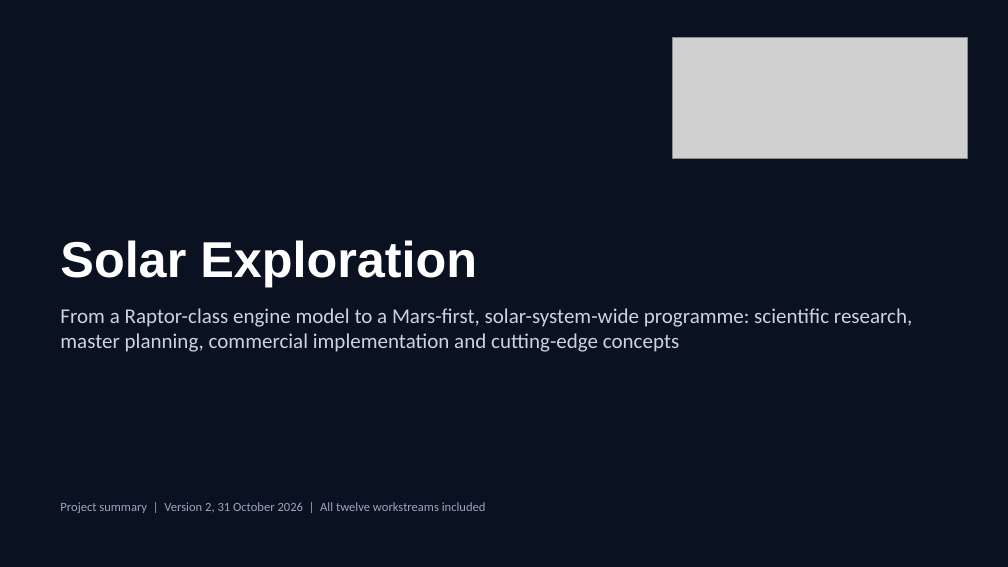
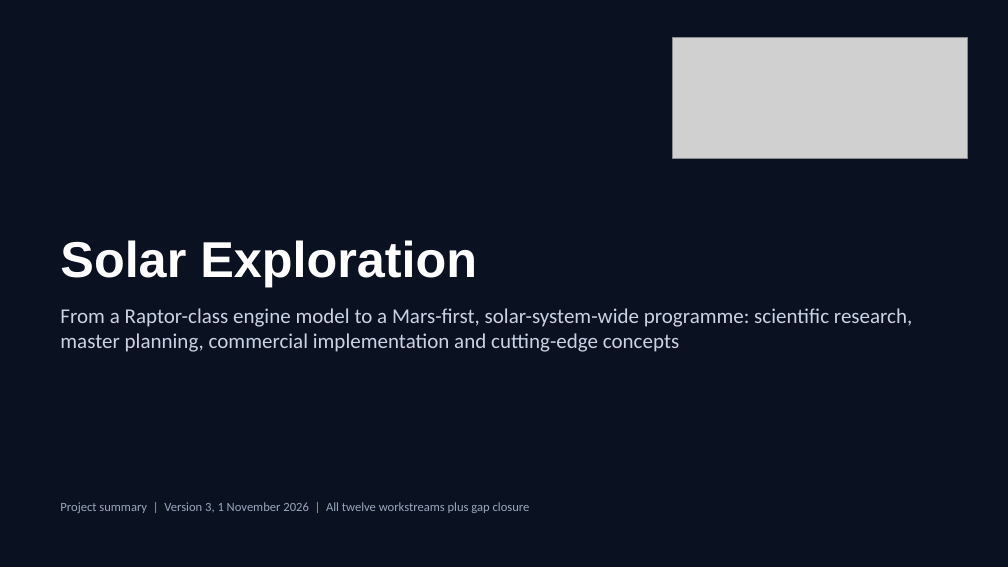
Before and after one commit to Skymeapple/solar-exploration, a slide deck: slide 1 of presentation/Solar_Exploration_Project_Summary.pptx. Drawn at 1008x567 pixels with LibreOffice and Linux fonts; fonts in the diff are those of the drawing; grey boxes stand for pictures. Boxes give left, top, right and bottom in pixels: in the first picture for what was removed or moved away, otherwise in the second. Text is boxed around its words. In the diff, an @@ line names an element or a change of style, - is before the commit and + after.

```diff
--- a/presentation/Solar_Exploration_Project_Summary.pptx
+++ b/presentation/Solar_Exploration_Project_Summary.pptx
@@ text at <box>60,502,530,513</box>: text changed @@
-Project summary | Version 2, 31 October 2026 | All twelve workstreams included
+Project summary | Version 3, 1 November 2026 | All twelve workstreams plus gap closure
```
Also in this commit, not shown: 31 other slides changed, 44 other files.
